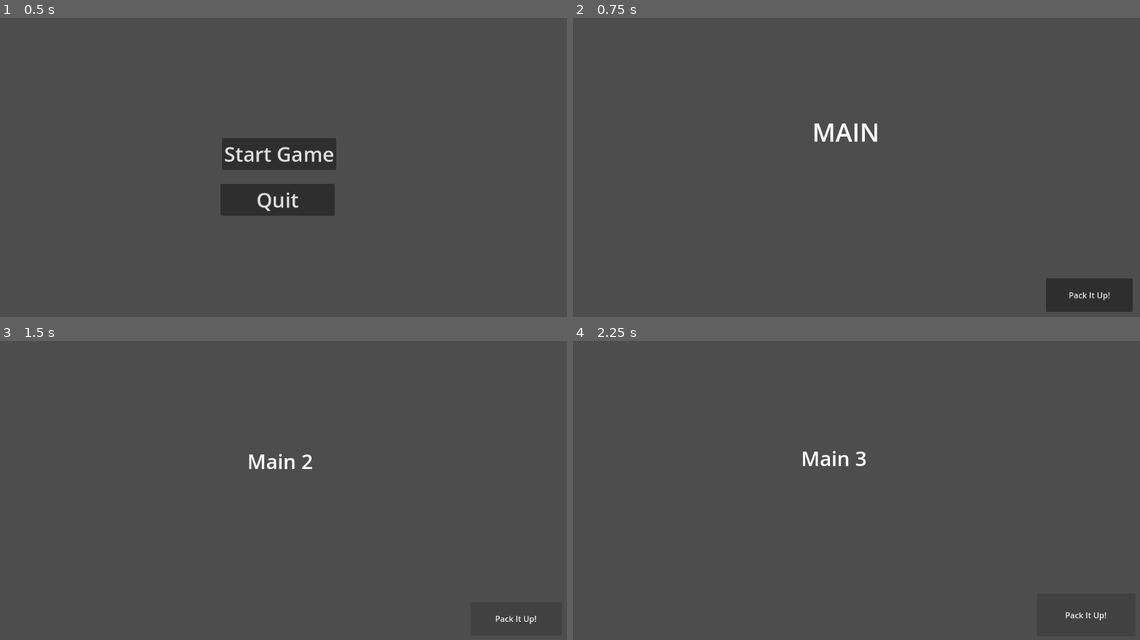
Above: before the commit, frames 1-4 (two rows, left to right).
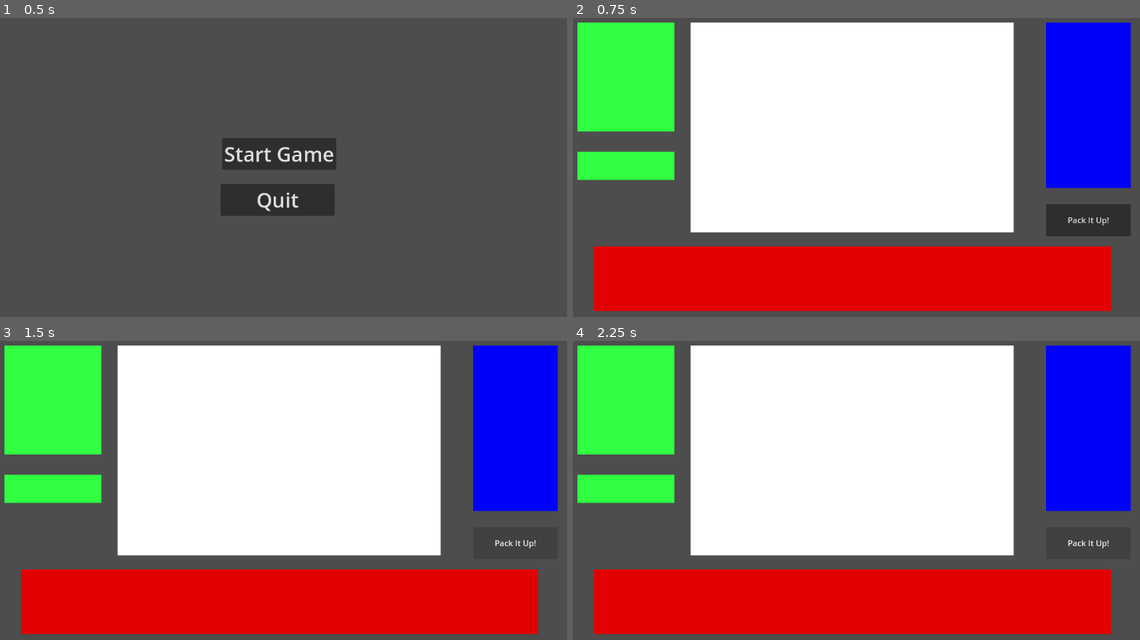
Above: after the commit, the same moments.

Repository: Schipwreck/GMTK-GameJam-2024
Game: Godot game, scene res://Scenes/title_screen.tscn
Two runs of this game, one before a commit and one after it. Both use one fixed random seed, a clock stepped at 60 frames per second and the inputs below.
Inputs:
- Up to frame 1 (0.5 s): no input
- Up to frame 2 (0.75 s): click "Start Game" at 0.5 s
- Up to frame 3 (1.5 s): click "Pack It Up!" at 1.25 s
- Up to frame 4 (2.25 s): click "Pack It Up!" at 2 s

Frame 1 is identical in both runs. In frame 2, 78% of the frame differs, in the area x 0-99%, y 1-99%; in frame 3, 76%; in frame 4, 76%.

Commit message:
Colored UI outline
3 main scenes color coded for space of objects.

Diff:
--- a/Scenes/main_scene.tscn
+++ b/Scenes/main_scene.tscn
@@ -5,20 +5,45 @@
 [node name="Main Scene" type="Node2D"]
 script = ExtResource("1_pcalb")
 
-[node name="Label" type="Label" parent="."]
-offset_left = 497.0
-offset_top = 246.0
-offset_right = 631.0
-offset_bottom = 315.0
-size_flags_horizontal = 0
-theme_override_font_sizes/font_size = 50
-text = "MAIN"
-
 [node name="PackitupButton" type="Button" parent="."]
 offset_left = 960.0
-offset_top = 571.0
-offset_right = 1132.0
-offset_bottom = 638.0
+offset_top = 424.0
+offset_right = 1128.0
+offset_bottom = 488.0
 text = "Pack It Up!"
 
+[node name="ContainerSize" type="ColorRect" parent="."]
+offset_left = 256.0
+offset_top = 64.0
+offset_right = 896.0
+offset_bottom = 480.0
+
+[node name="ShrinkUses" type="ColorRect" parent="."]
+offset_left = 960.0
+offset_top = 64.0
+offset_right = 1128.0
+offset_bottom = 392.0
+color = Color(0, 0, 1, 1)
+
+[node name="Portrait" type="ColorRect" parent="."]
+offset_left = 32.0
+offset_top = 64.0
+offset_right = 224.0
+offset_bottom = 280.0
+color = Color(0.188235, 1, 0.258824, 1)
+
+[node name="Nameplate" type="ColorRect" parent="."]
+offset_left = 32.0
+offset_top = 320.0
+offset_right = 224.0
+offset_bottom = 376.0
+color = Color(0.188235, 1, 0.258824, 1)
+
+[node name="LooseItems" type="ColorRect" parent="."]
+offset_left = 65.0
+offset_top = 508.0
+offset_right = 1089.0
+offset_bottom = 636.0
+color = Color(0.890196, 0, 0, 1)
+
 [connection signal="pressed" from="PackitupButton" to="." method="_on_packitup_button_pressed"]
--- a/Scenes/main_scene_2.tscn
+++ b/Scenes/main_scene_2.tscn
@@ -6,20 +6,44 @@
 script = ExtResource("1_tys0y")
 
 [node name="PackitupButton" type="Button" parent="."]
-offset_left = 955.0
-offset_top = 573.0
-offset_right = 1136.0
-offset_bottom = 639.0
+offset_left = 960.0
+offset_top = 424.0
+offset_right = 1128.0
+offset_bottom = 488.0
 text = "Pack It Up!"
 
-[node name="Label" type="Label" parent="."]
-offset_left = 456.0
-offset_top = 240.0
-offset_right = 701.0
-offset_bottom = 347.0
-theme_override_font_sizes/font_size = 40
-text = "Main 2"
-horizontal_alignment = 1
-vertical_alignment = 1
+[node name="ContainerSize" type="ColorRect" parent="."]
+offset_left = 256.0
+offset_top = 64.0
+offset_right = 896.0
+offset_bottom = 480.0
+
+[node name="Shrinkuses" type="ColorRect" parent="."]
+offset_left = 960.0
+offset_top = 64.0
+offset_right = 1128.0
+offset_bottom = 392.0
+color = Color(0, 0, 1, 1)
+
+[node name="Portrait" type="ColorRect" parent="."]
+offset_left = 32.0
+offset_top = 64.0
+offset_right = 224.0
+offset_bottom = 280.0
+color = Color(0.188235, 1, 0.258824, 1)
+
+[node name="Nameplate" type="ColorRect" parent="."]
+offset_left = 32.0
+offset_top = 320.0
+offset_right = 224.0
+offset_bottom = 376.0
+color = Color(0.188235, 1, 0.258824, 1)
+
+[node name="LooseItem" type="ColorRect" parent="."]
+offset_left = 65.0
+offset_top = 508.0
+offset_right = 1089.0
+offset_bottom = 636.0
+color = Color(0.890196, 0, 0, 1)
 
 [connection signal="pressed" from="PackitupButton" to="." method="_on_packitup_button_pressed"]
--- a/Scenes/main_scene_3.tscn
+++ b/Scenes/main_scene_3.tscn
@@ -6,20 +6,44 @@
 script = ExtResource("1_11dn5")
 
 [node name="PackitupButton" type="Button" parent="."]
-offset_left = 942.0
-offset_top = 556.0
-offset_right = 1137.0
-offset_bottom = 641.0
+offset_left = 960.0
+offset_top = 424.0
+offset_right = 1128.0
+offset_bottom = 488.0
 text = "Pack It Up!"
 
-[node name="Label" type="Label" parent="."]
-offset_left = 391.0
-offset_top = 216.0
-offset_right = 689.0
-offset_bottom = 359.0
-theme_override_font_sizes/font_size = 40
-text = "Main 3"
-horizontal_alignment = 1
-vertical_alignment = 1
+[node name="ContainerSize" type="ColorRect" parent="."]
+offset_left = 256.0
+offset_top = 64.0
+offset_right = 896.0
+offset_bottom = 480.0
+
+[node name="ShrinkUses" type="ColorRect" parent="."]
+offset_left = 960.0
+offset_top = 64.0
+offset_right = 1128.0
+offset_bottom = 392.0
+color = Color(0, 0, 1, 1)
+
+[node name="Portrait" type="ColorRect" parent="."]
+offset_left = 32.0
+offset_top = 64.0
+offset_right = 224.0
+offset_bottom = 280.0
+color = Color(0.188235, 1, 0.258824, 1)
+
+[node name="Nameplate" type="ColorRect" parent="."]
+offset_left = 32.0
+offset_top = 320.0
+offset_right = 224.0
+offset_bottom = 376.0
+color = Color(0.188235, 1, 0.258824, 1)
+
+[node name="LooseItem" type="ColorRect" parent="."]
+offset_left = 65.0
+offset_top = 508.0
+offset_right = 1089.0
+offset_bottom = 636.0
+color = Color(0.890196, 0, 0, 1)
 
 [connection signal="pressed" from="PackitupButton" to="." method="_on_packitup_button_pressed"]
--- a/project.godot
+++ b/project.godot
@@ -14,3 +14,7 @@
 run/main_scene="res://Scenes/title_screen.tscn"
 config/features=PackedStringArray("4.3", "Forward Plus")
 config/icon="res://icon.svg"
+
+[autoload]
+
+Score="*res://Scripts/score.gd"
Not shown: 1 places in Scenes/main_scene_2.tscn that only renumber resources
Not shown: 1 places in Scenes/main_scene_3.tscn that only renumber resources
